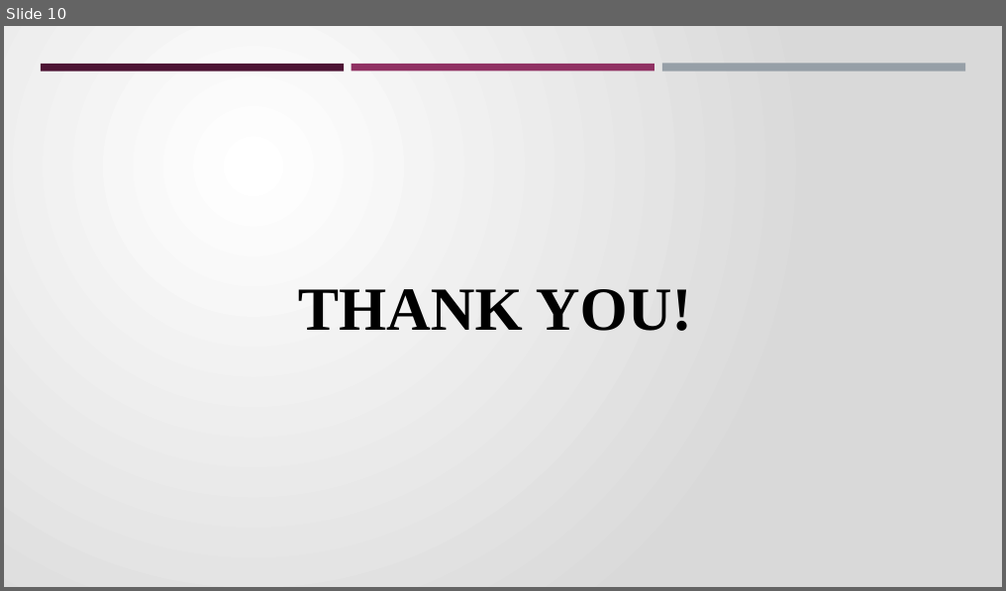
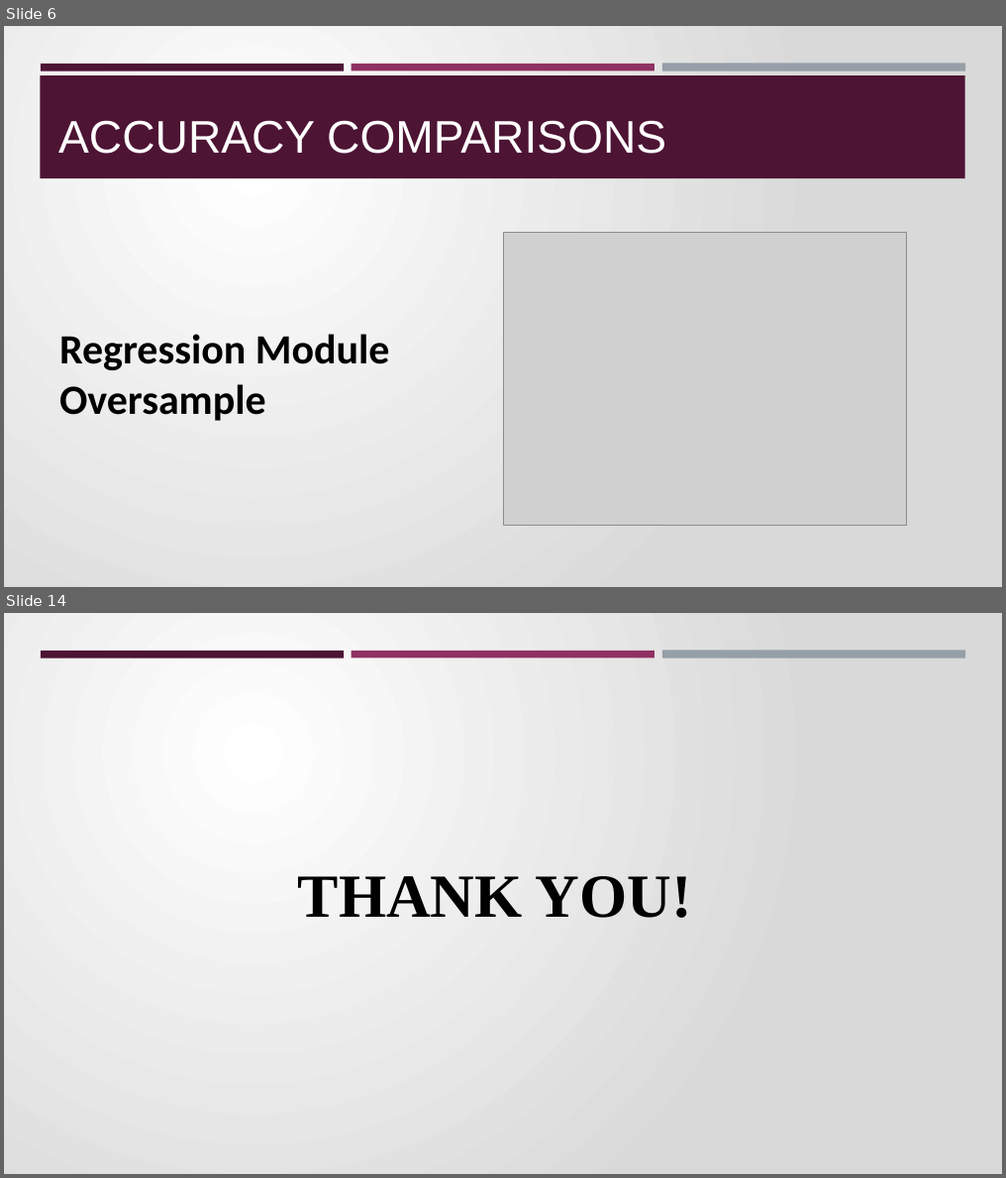
Before and after one commit to candidamg/Brain_Stroke_Prediction, a slide deck: Brain_Stroke_PP.pptx. Shown one above the other, each under a label of ours: slide 10 before the commit, slides 6 and 14 after it; the slides between them are not shown. The pictures are 1006x591 and 1006x1178 pixels, drawn with LibreOffice and Linux fonts; fonts in the diff are those of the drawing; grey boxes stand for pictures; background and template pictures are left out. Boxes give left, top, right and bottom in pixels: in the first picture for what was removed or moved away, otherwise in the second. Text is boxed around its words. In the diff, an @@ line names an element or a change of style, - is before the commit and + after.

```diff
--- a/Brain_Stroke_PP.pptx
+++ b/Brain_Stroke_PP.pptx
@@ slide 6 added at [4, 26, 1002, 587], background gradient #FFFFFF to #D9D9D9; not listed: 3 template elements that a slide beside it also shows @@
@@ rectangle added at [40, 76, 965, 178], fill #4D1434 @@
@@ title added at [58, 120, 666, 154], 44 pt, text #FFFFFF @@
+ACCURACY COMPARISONS
@@ picture added at [503, 233, 906, 526] @@
@@ text added at [59, 334, 390, 421], 40 pt, text #000000, bold @@
+Regression Module
+Oversample
@@ what was slide 10 is now slide 14 @@
```
Also in this commit, not shown: 7 slides changed, 5 other slides added, 2 slides removed.
